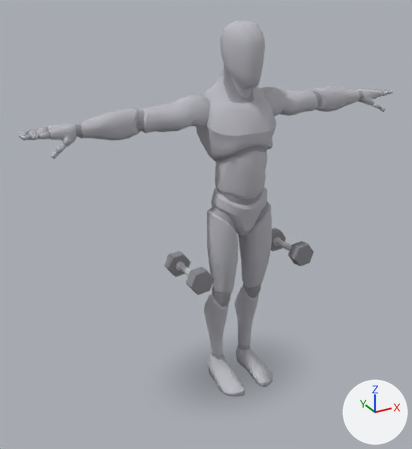
What one commit did to the glTF model app/src/main/assets/mannequins/db_lunge.glb.
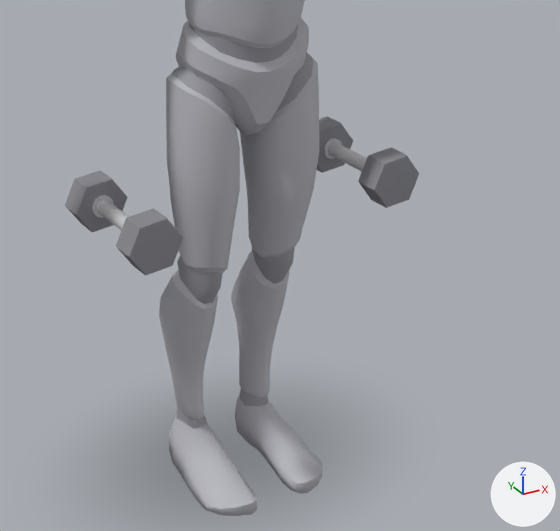
Each version appears first whole from a 50 mm camera at (-1.38, -2.18, 2.011) aimed at (-0.144, 0.066, 0.888), and next in a close-up on the part from 33% to 91% of the width and 40% to 90% of the height. Every picture has the same lights, and +X, +Y and +Z are marked at lower right. The last two pictures show the newer version.

Names of what the first close-up shows: 'body', 'body_1', 'dumbbell_l_2', 'dumbbell_l_4', 'dumbbell_r_2', 'dumbbell_r_4' and 4 more.
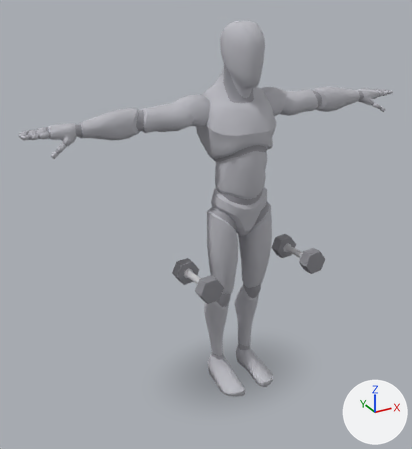
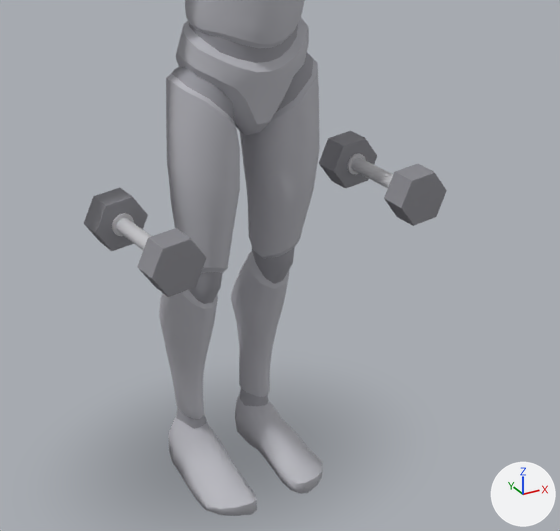
ob_dumbbell_r is not drawn itself; it is the parent of ob_dumbbell_r_0, ob_dumbbell_r_1, ob_dumbbell_r_2, ob_dumbbell_r_3, ob_dumbbell_r_4.
ob_dumbbell_l is not drawn itself; it is the parent of ob_dumbbell_l_0, ob_dumbbell_l_1, ob_dumbbell_l_2, ob_dumbbell_l_3, ob_dumbbell_l_4.

Location of each change, [x1, y1, x2, y2] in pixels of the close-ups (560 x 531 px):
'dumbbell_r_4', moved: before [116, 208, 183, 275]; after [137, 228, 206, 297]
'dumbbell_l_4', moved: before [358, 147, 419, 208]; after [384, 164, 447, 226]
'dumbbell_r_2', moved: before [65, 170, 128, 232]; after [84, 188, 148, 251]
'dumbbell_l_2', moved: before [317, 116, 353, 173]; after [319, 131, 377, 188]
'dumbbell_l_0', moved: before [328, 142, 367, 172]; after [351, 157, 393, 188]
'dumbbell_r_0', moved: before [97, 200, 129, 230]; after [116, 218, 151, 250]
'dumbbell_r_1', moved: before [92, 195, 114, 218]; after [112, 213, 134, 236]
'dumbbell_l_1', moved: before [324, 138, 342, 159]; after [347, 153, 366, 174]

What the commit changed:
Object 'dumbbell_r' (ob_dumbbell_r) moves from (-0.29, -0.0236, 0.705) to (-0.29, -0.114, 0.705).
Object 'dumbbell_l' (ob_dumbbell_l) moves from (0.29, -0.0236, 0.705) to (0.29, -0.114, 0.705).
